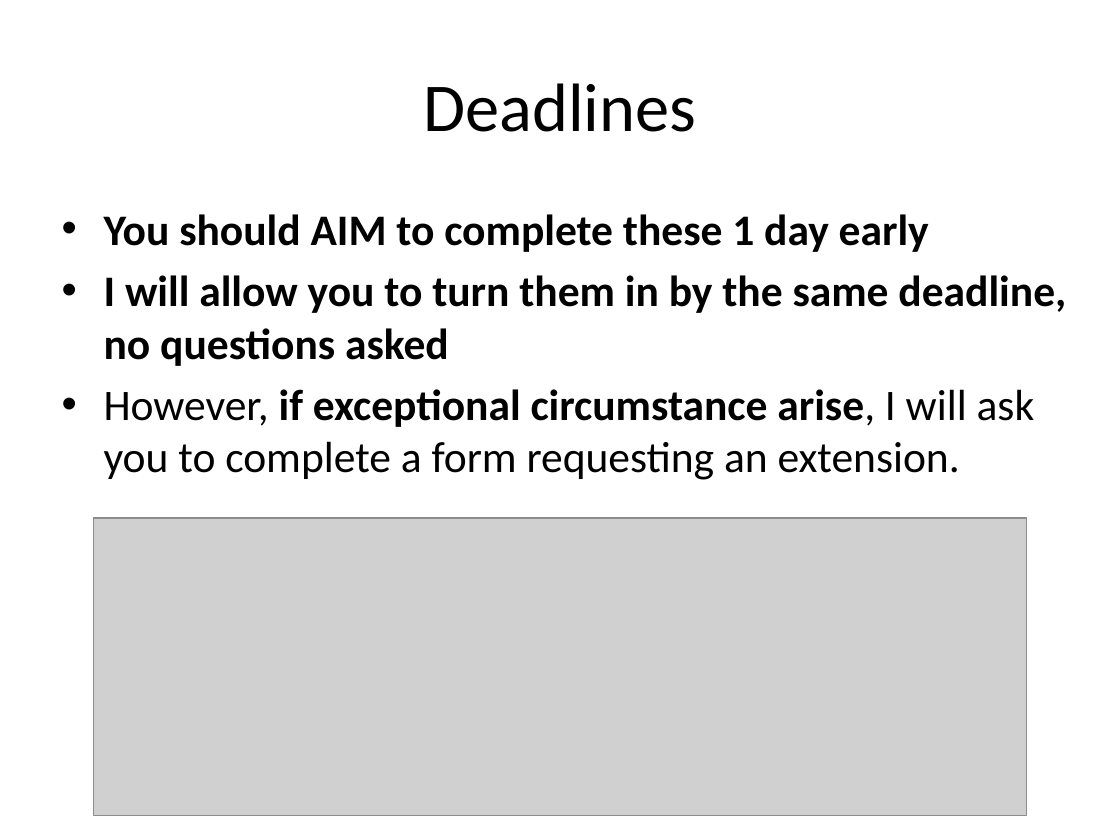
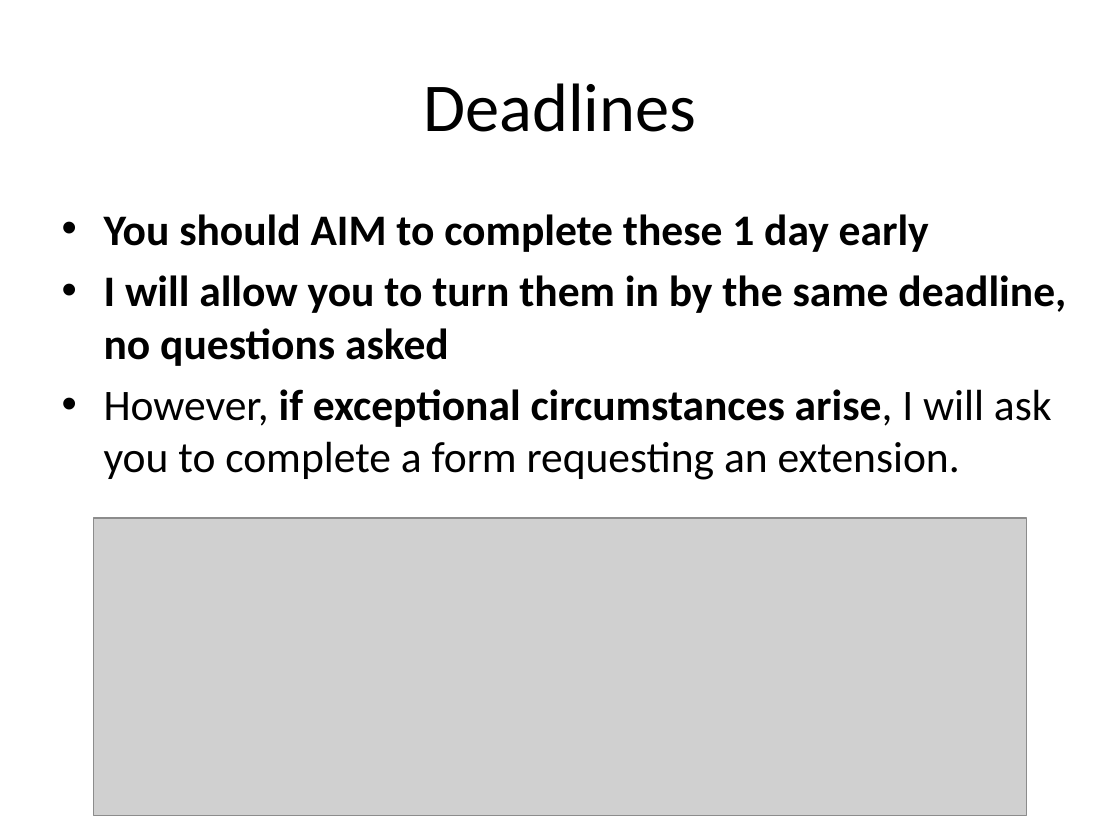
Before and after one commit to RHIT-CSSE/csse220, a slide deck: slide 16 of ClassMaterials/JavaIntro/Slides/JavaIntro.pptx. Drawn at 1120x840 pixels with LibreOffice and Linux fonts; fonts in the diff are those of the drawing; grey boxes stand for pictures. Boxes give left, top, right and bottom in pixels: in the first picture for what was removed or moved away, otherwise in the second. Text is boxed around its words. In the diff, an @@ line names an element or a change of style, - is before the commit and + after.

```diff
--- a/ClassMaterials/JavaIntro/Slides/JavaIntro.pptx
+++ b/ClassMaterials/JavaIntro/Slides/JavaIntro.pptx
@@ text at box(104, 389, 1052, 480): text changed @@
-• However, if exceptional circumstance arise, I will ask you to complete a form requesting an extension.
+• However, if exceptional circumstances arise, I will ask you to complete a form requesting an extension.
```
Also in this commit, not shown: 3 other slides changed, 1 other file.
